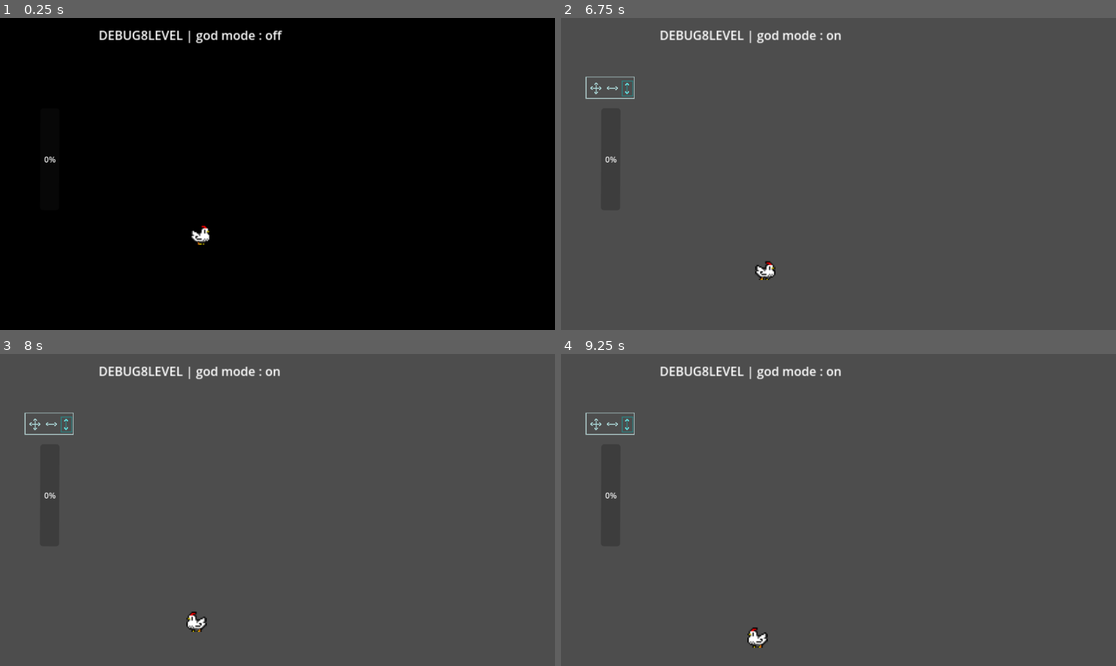
Above: before the commit, frames 1-4 (two rows, left to right).
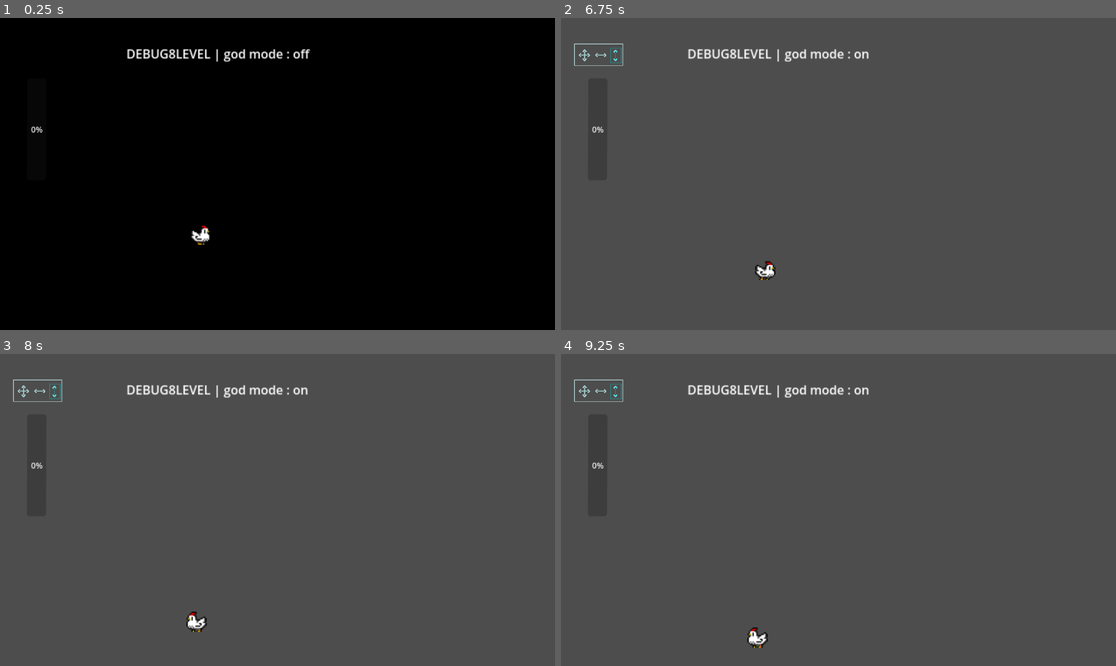
Above: after the commit, the same moments.

Repository: mgi-dev/size-them-up
Game: Godot game, scene res://scenes/levels/debug.tscn
Two runs of this game, one before a commit and one after it. Both use one fixed random seed, a clock stepped at 60 frames per second and the inputs below.
Inputs (mouse positions are in pixels of both pictures, inside the frame that each line leads up to):
- Up to frame 1 (0.25 s): no input
- Up to frame 2 (6.75 s): move the mouse to (960, 158) at 0.52 s; hold A (player_move_right) 0.53-2.03 s; tap Space (player_jump) at 0.6, 0.77, 1.07, 1.52, 1.55, 1.82, 2.3, 3.02, 3.05, 3.32, 3.77, 3.8, 4.07, 4.52, 4.55, 4.82, 5.3, 5.85, 6.02, 6.32 s; move the mouse to (727, 189) at 1.27 s; tap Tab (change_resize_mode) at 1.35 s; move the mouse to (894, 105) at 2.02 s; hold D (player_move_left) 2.03-2.78 s; hold E (interact) 2.03-2.78 s; move the mouse to (810, 236) at 2.77 s; hold A (player_move_right) 2.78-4.28 s; tap W (player_climb) at 2.85 s; move the mouse to (1005, 220) at 3.52 s; hold Right mouse button (size_down) 3.53-4.28 s; move the mouse to (672, 127) at 4.27 s; hold D (player_move_left) 4.28-5.03 s; click (672, 127) at 4.35 s; move the mouse to (866, 174) at 5.02 s; hold A (player_move_right) 5.03-5.78 s; tap G (toggle_god_mode) at 5.1 s; move the mouse to (755, 96) at 5.77 s; hold D (player_move_left) from 5.78 s (still down); move the mouse to (960, 158) at 6.52 s; hold Tab (change_resize_mode) from 6.53 s (still down)
- Up to frame 3 (8 s): tap Space (player_jump) at 6.77, 6.8, 7.07, 7.52, 7.55, 7.82 s; move the mouse to (166, 525) at 7.27 s; release D (player_move_left) at 7.28 s; release Tab (change_resize_mode) at 7.28 s; hold A (player_move_right) from 7.28 s (still down); tap E (interact) at 7.35 s
- Up to frame 4 (9.25 s): keep holding A (player_move_right); move the mouse to (894, 441) at 8.02 s; hold W (player_climb) 8.03-8.78 s; tap Space (player_jump) at 8.3, 9.02, 9.05 s; move the mouse to (810, 572) at 8.77 s; right-click (810, 572) at 8.85 s

The runs differ from the first frame. In frame 1, 1.3% of the frame differs, in the area x 5-56%, y 4-47%; in frame 2, 1.5%, in the area x 2-56%, y 4-47%; in frame 3, 1.5%; in frame 4, 1.5%.

Commit message:
hud scene

Diff:
--- a/autoloads/sound_controller.gd
+++ b/autoloads/sound_controller.gd
@@ -26,4 +26,5 @@
 
 func player_jump_sound():
 	audio_players[0].stream = JUMP_SOUND
+	audio_players[0].pitch_scale = 0.4
 	audio_players[0].play()
--- a/scenes/levels/base_level.tscn
+++ b/scenes/levels/base_level.tscn
@@ -3,9 +3,7 @@
 [ext_resource type="PackedScene" uid="uid://bldfpa3blq6jy" path="res://scenes/characters/player/player.tscn" id="1_md458"]
 [ext_resource type="Script" uid="uid://bhob24jboj3e1" path="res://scenes/levels/base_level.gd" id="1_ukglk"]
 [ext_resource type="PackedScene" uid="uid://cjenegqkyul3s" path="res://scenes/ui/camera/camera.tscn" id="2_uk53i"]
-[ext_resource type="PackedScene" uid="uid://ce4p0x7jmejpa" path="res://scenes/ui/debug_display/scene_info.tscn" id="4_3rriw"]
-[ext_resource type="PackedScene" uid="uid://cdtat8xupelfn" path="res://scenes/ui/size_gauge/size_gauge.tscn" id="4_wwrw0"]
-[ext_resource type="PackedScene" uid="uid://bfmf272pkq14c" path="res://scenes/ui/weapon_selection_info/weapon_selection_info.tscn" id="5_53c65"]
+[ext_resource type="PackedScene" uid="uid://dgxponf4wnc2v" path="res://scenes/ui/hud.tscn" id="6_3rriw"]
 [ext_resource type="Texture2D" uid="uid://rauu87h82ibh" path="res://assets/images/white_round.png" id="8_43bxi"]
 [ext_resource type="Texture2D" uid="uid://cfwixkj0s33r5" path="res://assets/tileset/industrial.v2.png" id="8_53c65"]
 
@@ -503,16 +501,8 @@
 position = Vector2(80, 472)
 zoom = Vector2(1.6, 1.6)
 
-[node name="SizeGauge" parent="Camera" unique_id=1367314203 instance=ExtResource("4_wwrw0")]
-position = Vector2(-296, 48)
-scale = Vector2(0.62962794, 0.6340091)
-
-[node name="SceneInfo" parent="Camera" unique_id=1796122062 instance=ExtResource("4_3rriw")]
-position = Vector2(-208, -176)
-
-[node name="WeaponSelector" parent="Camera" unique_id=745918523 instance=ExtResource("5_53c65")]
-position = Vector2(-296, -112)
-scale = Vector2(0.116000004, 0.116)
+[node name="Hud" parent="Camera" unique_id=1601095639 instance=ExtResource("6_3rriw")]
+position = Vector2(-254.98163, -14.848816)
 
 [node name="Player" parent="." unique_id=217472232 instance=ExtResource("1_md458")]
 position = Vector2(32, 624)
--- a/scenes/levels/debug.tscn
+++ b/scenes/levels/debug.tscn
@@ -24,7 +24,6 @@
 
 [node name="ResizableV5" parent="." index="6" unique_id=1073293426 instance=ExtResource("2_p0r41")]
 position = Vector2(544, 560)
-resize_mode = 1
 
 [node name="Ladder" parent="." index="7" unique_id=1163521122 instance=ExtResource("3_ulekh")]
 position = Vector2(152, 528)
@@ -35,7 +34,6 @@
 
 [node name="FlyingRect" parent="." index="9" unique_id=116391965 instance=ExtResource("5_04m7m")]
 position = Vector2(624, 440)
-resize_mode = 2
 
 [node name="Door2" parent="." index="11" unique_id=1108318652 instance=ExtResource("7_gd5e8")]
 position = Vector2(347, 586)
--- /dev/null
+++ b/scenes/ui/hud.tscn
@@ -0,0 +1,19 @@
+[gd_scene format=3 uid="uid://dgxponf4wnc2v"]
+
+[ext_resource type="PackedScene" uid="uid://cdtat8xupelfn" path="res://scenes/ui/size_gauge/size_gauge.tscn" id="1_bo48s"]
+[ext_resource type="PackedScene" uid="uid://ce4p0x7jmejpa" path="res://scenes/ui/debug_display/scene_info.tscn" id="2_8qguk"]
+[ext_resource type="PackedScene" uid="uid://bfmf272pkq14c" path="res://scenes/ui/weapon_selection_info/weapon_selection_info.tscn" id="3_136eg"]
+
+[node name="Hud" type="Node2D" unique_id=1601095639]
+z_index = 50
+
+[node name="SizeGauge" parent="." unique_id=1367314203 instance=ExtResource("1_bo48s")]
+position = Vector2(-58, 24.000015)
+scale = Vector2(0.62962794, 0.6340091)
+
+[node name="SceneInfo" parent="." unique_id=1796122062 instance=ExtResource("2_8qguk")]
+position = Vector2(83, -137)
+
+[node name="WeaponSelector" parent="." unique_id=745918523 instance=ExtResource("3_136eg")]
+position = Vector2(-55.999992, -140)
+scale = Vector2(0.116000004, 0.116)
